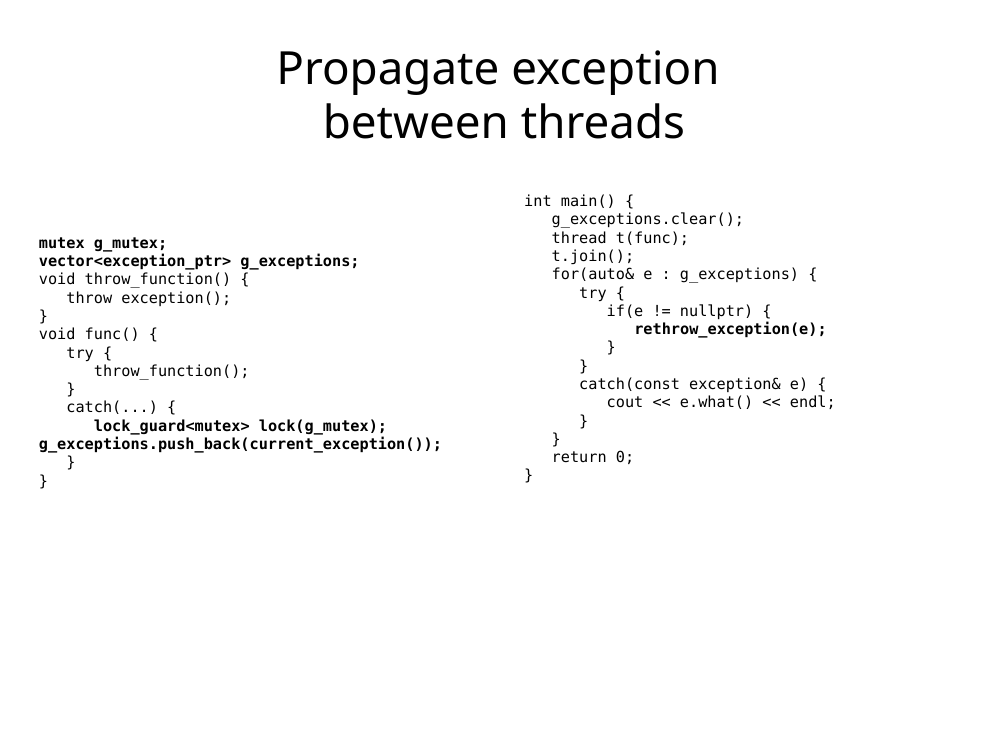
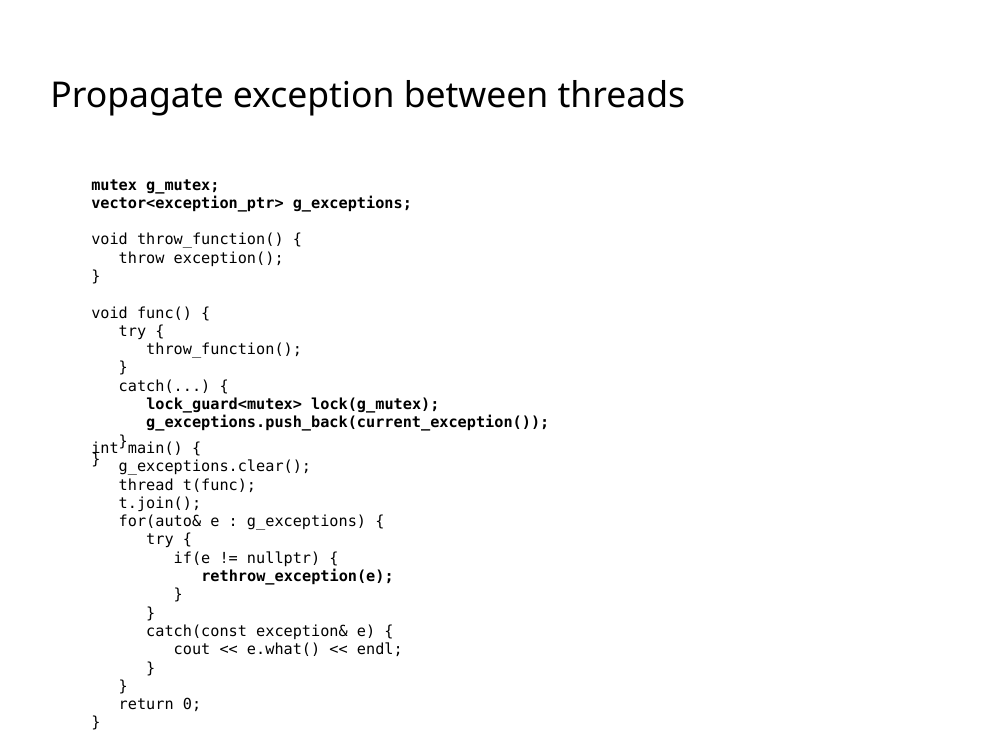
Before and after one commit to codengrow/scj, a slide deck: slide 4 of season1/episode3/c++11-concurrency.odp. Drawn at 1008x756 pixels with LibreOffice and Linux fonts; fonts in the diff are those of the drawing; background and template pictures are left out. Boxes give left, top, right and bottom in pixels: in the first picture for what was removed or moved away, otherwise in the second. Text is boxed around its words. In the diff, an @@ line names an element or a change of style, - is before the commit and + after.

```diff
--- a/season1/episode3/c++11-concurrency.odp
+++ b/season1/episode3/c++11-concurrency.odp
@@ title "Propagate exception between threads" at [50,80,686,116]: size 36 to 28 pt; alignment centre to left @@
@@ text "mutex g_mutex;" rewrapped from [39,237,442,453] to [91,179,549,431] @@
@@ text "int main() {": place and size @@
-text "int main() {" at [524,194,836,464]
+text "int main() {" at [91,441,403,711]
```
Also in this commit, not shown: 6 other slides changed, 1 other file.
